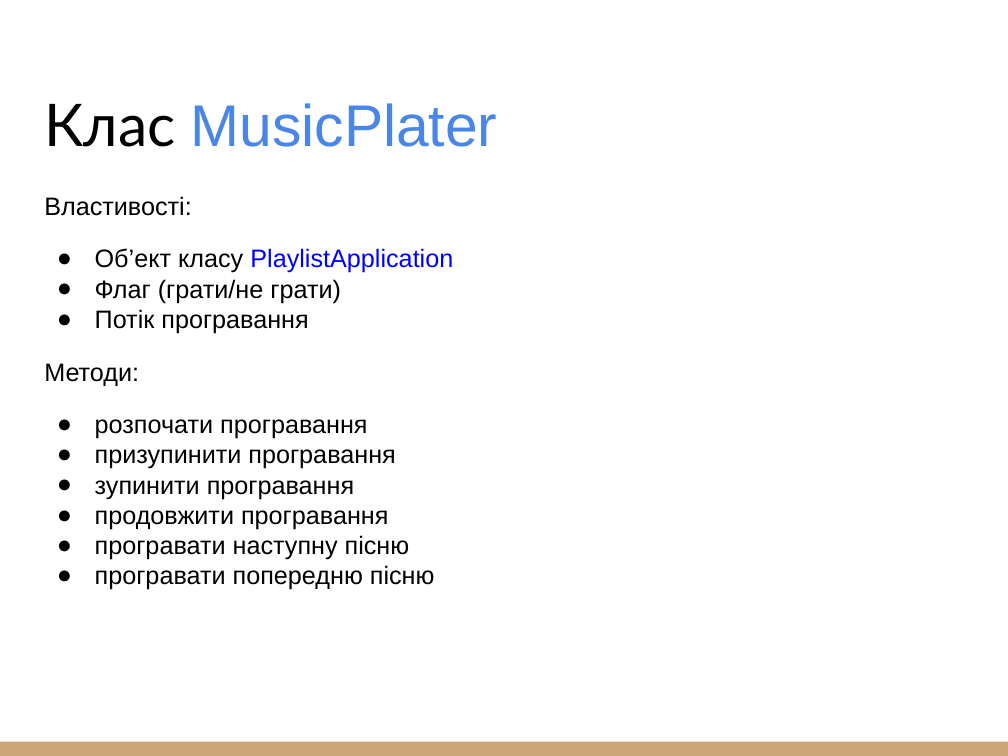
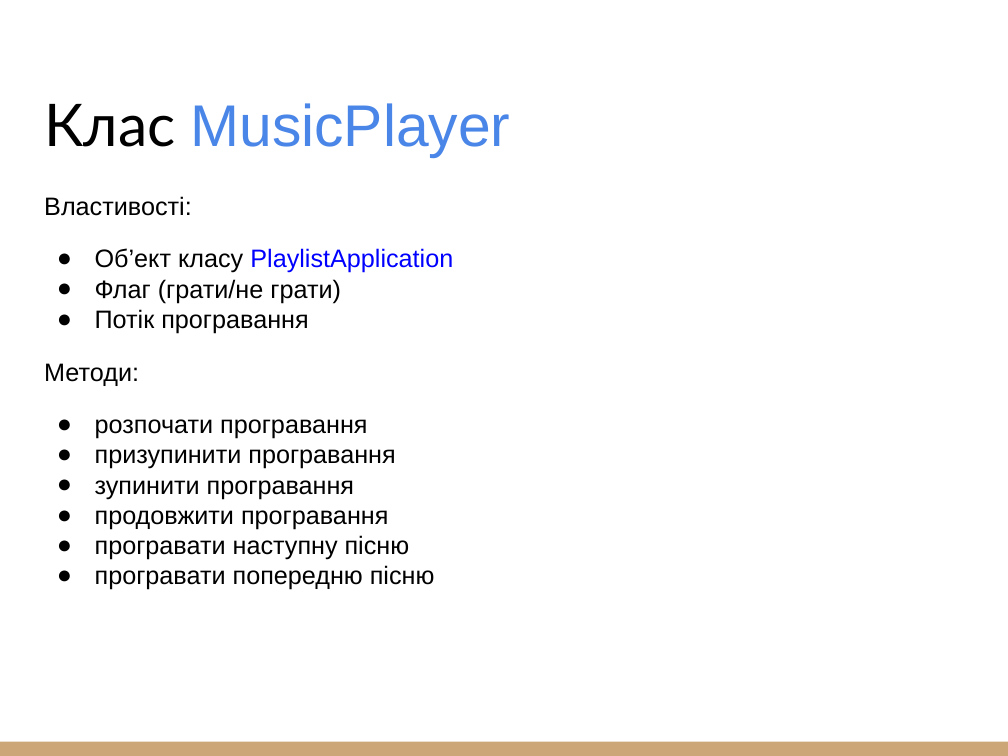
Before and after one commit to pandrii000/musicplayer, a slide deck: slide 10 of docs/presentation.pptx. Drawn at 1008x756 pixels with LibreOffice and Linux fonts; fonts in the diff are those of the drawing. Boxes give left, top, right and bottom in pixels: in the first picture for what was removed or moved away, otherwise in the second. Text is boxed around its words. In the diff, an @@ line names an element or a change of style, - is before the commit and + after.

Commit message:
fix doc

```diff
--- a/docs/presentation.pptx
+++ b/docs/presentation.pptx
@@ text at <box>44,103,510,157</box>: text changed @@
-Клас MusicPlater
+Клас MusicPlayer
```
Also in this commit, not shown: 4 other slides changed.
